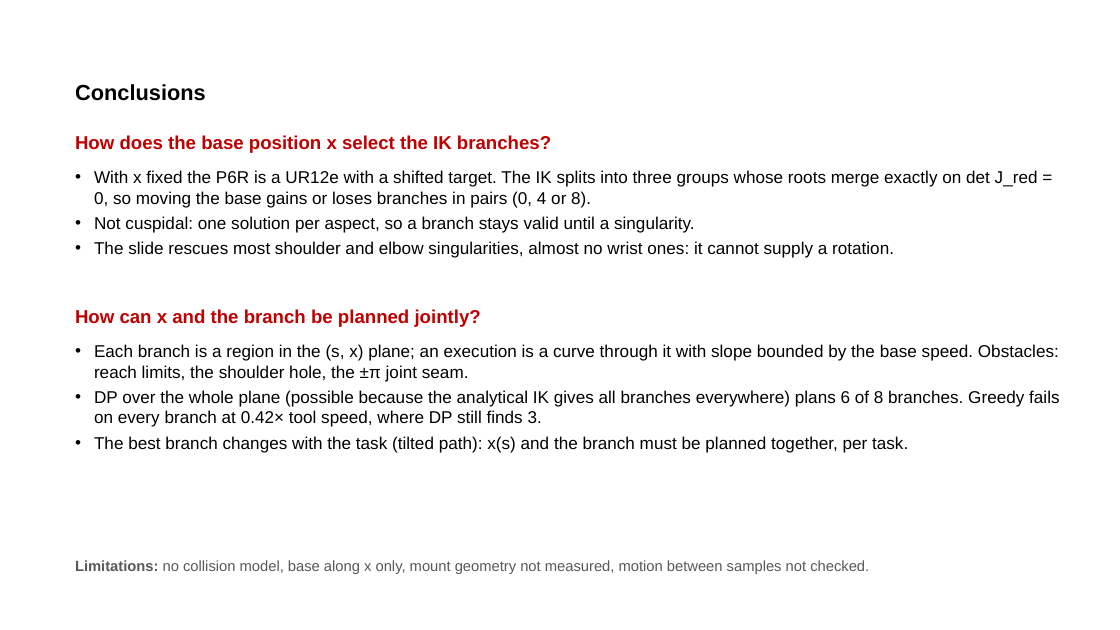
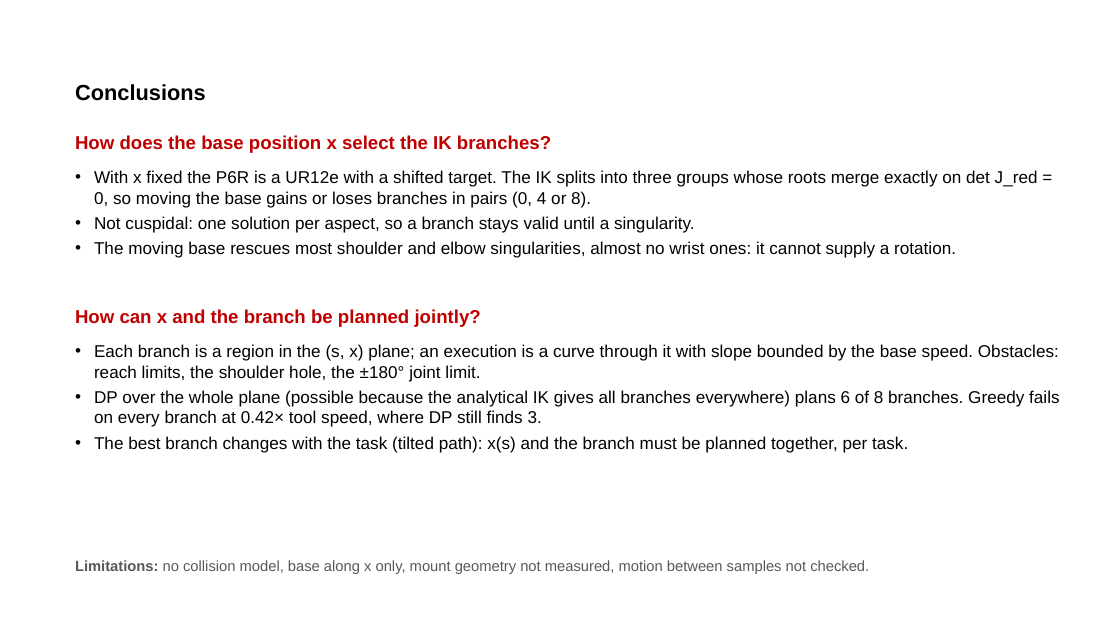
Before and after one commit to wenqian157/p6r_planner, a slide deck: slide 14 of results/presentation/P6R_presentation_complete.pptx. Drawn at 1120x630 pixels with LibreOffice and Linux fonts; fonts in the diff are those of the drawing. Boxes give left, top, right and bottom in pixels: in the first picture for what was removed or moved away, otherwise in the second. Text is boxed around its words. In the diff, an @@ line names an element or a change of style, - is before the commit and + after.

```diff
--- a/results/presentation/P6R_presentation_complete.pptx
+++ b/results/presentation/P6R_presentation_complete.pptx
@@ text at bbox=[94, 241, 956, 258]: text changed @@
-• The slide rescues most shoulder and elbow singularities, almost no wrist ones: it cannot supply a rotation.
+• The moving base rescues most shoulder and elbow singularities, almost no wrist ones: it cannot supply a rotation.
@@ text at bbox=[94, 344, 1059, 382]: text changed @@
-• Each branch is a region in the (s, x) plane; an execution is a curve through it with slope bounded by the base speed. Obstacles: reach limits, the shoulder hole, the ±π joint seam.
+• Each branch is a region in the (s, x) plane; an execution is a curve through it with slope bounded by the base speed. Obstacles: reach limits, the shoulder hole, the ±180° joint limit.
```
Also in this commit, not shown: 2 other slides changed.
